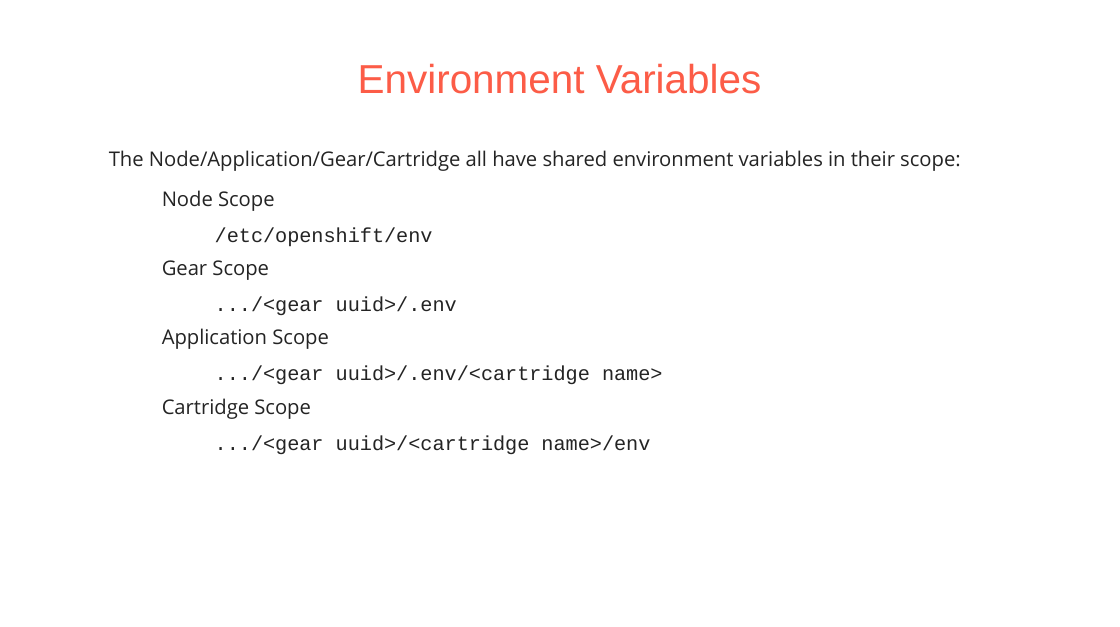
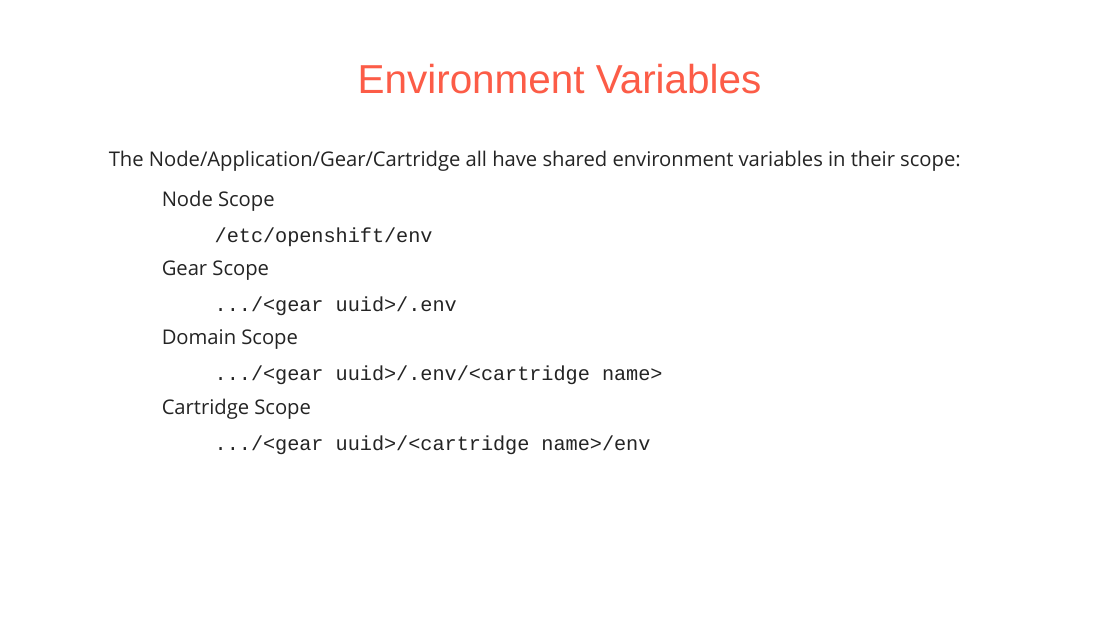
Before and after one commit to pmorie/presentations, a slide deck: slide 19 of devnation_openshift_cartridges.odp. Drawn at 1120x627 pixels with LibreOffice and Linux fonts; fonts in the diff are those of the drawing; background and template pictures are left out. Boxes give left, top, right and bottom in pixels: in the first picture for what was removed or moved away, otherwise in the second. Text is boxed around its words. In the diff, an @@ line names an element or a change of style, - is before the commit and + after.

```diff
--- a/devnation_openshift_cartridges.odp
+++ b/devnation_openshift_cartridges.odp
@@ text at (162,329,298,349): text changed @@
-  − Application Scope
+  − Domain Scope
```
Also in this commit, not shown: 1 other slide changed.
